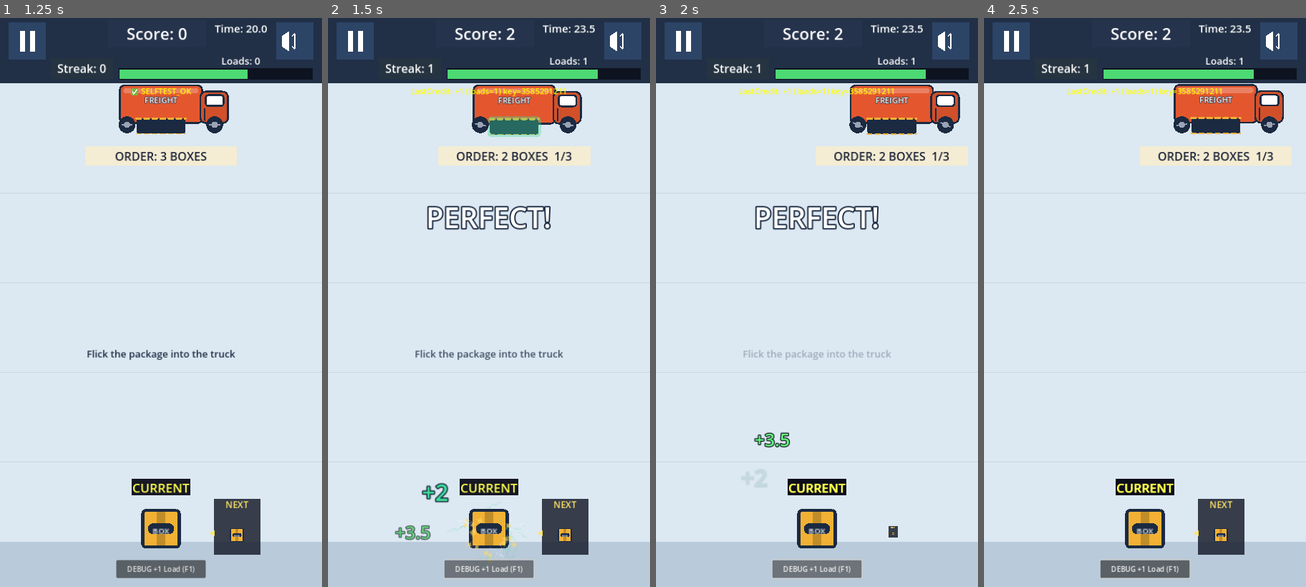
Above: before the commit, frames 1-4 (left to right).
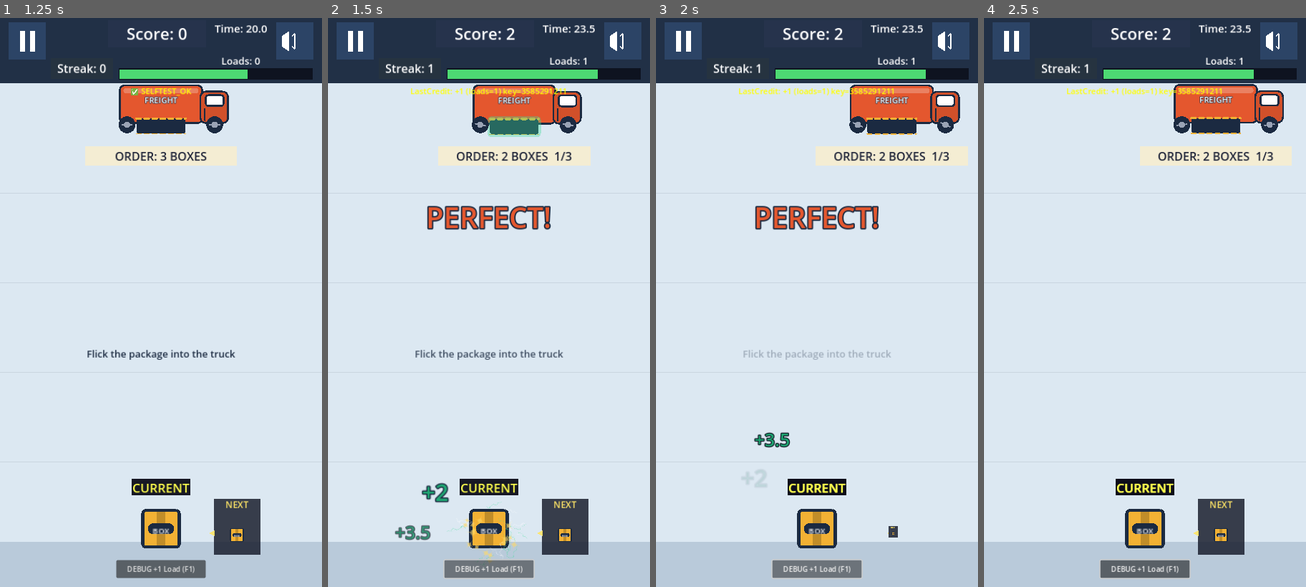
Above: after the commit, the same moments.

Repository: shaharFranses/flick-freight
Game: Godot game, scene res://scenes/main.tscn
Two runs of this game, one before a commit and one after it. Both use one fixed random seed, a clock stepped at 60 frames per second and the inputs below.
Inputs (mouse positions are in pixels of both pictures, inside the frame that each line leads up to):
- Up to frame 1 (1.25 s): move the mouse to (231, 274) at 0.52 s; click (231, 274) at 0.67 s; tap Space (ui_select) at 0.77 s
- Up to frame 2 (1.5 s): click "DEBUG +1 Load (F1)" at 1.25 s
- Up to frame 3 (2 s): no input
- Up to frame 4 (2.5 s): drag from (1080, 330) to (1219, 131) at 2.02 s

Frame 1 is identical in both runs. In frame 2, 0.8% of the frame differs, in the area x 21-69%, y 33-92%; in frame 3, 0.8%; in frame 4, nothing differs.

Commit message:
r4: pop colours tuned for the light field (coral PERFECT, darker mint +N/+time)

Diff:
--- a/scripts/game_manager.gd
+++ b/scripts/game_manager.gd
@@ -986,7 +986,7 @@
 	score_label.position = pos - Vector2(120, 70)
 	score_label.text = "+%d" % score_value
 	score_label.add_theme_font_size_override("font_size", 40)
-	score_label.add_theme_color_override("font_color", Art.MINT)
+	score_label.add_theme_color_override("font_color", Color("#1FA673"))  # darker mint for the light field
 	score_label.add_theme_color_override("font_outline_color", Art.NAVY)
 	score_label.add_theme_constant_override("outline_size", 8)
 	score_label.z_index = 100
@@ -1025,7 +1025,7 @@
 	l.name = "PerfectPop"
 	l.text = "PERFECT!"
 	l.add_theme_font_size_override("font_size", 64)
-	l.add_theme_color_override("font_color", Color(1, 1, 1))
+	l.add_theme_color_override("font_color", Art.CORAL)  # r4: reads on the light field
 	l.add_theme_color_override("font_outline_color", Art.NAVY)
 	l.add_theme_constant_override("outline_size", 12)
 	l.size = Vector2(360, 80)
--- a/scripts/ui_manager.gd
+++ b/scripts/ui_manager.gd
@@ -674,7 +674,7 @@
 	var l = Label.new()
 	l.text = "%+.1f" % amount
 	l.add_theme_font_size_override("font_size", 40)
-	l.add_theme_color_override("font_color", Color(0.4, 1, 0.5) if amount > 0 else Color(1, 0.35, 0.3))
+	l.add_theme_color_override("font_color", Color("#1FA673") if amount > 0 else Art.CORAL)
 	l.add_theme_color_override("font_outline_color", Color(0.05, 0.07, 0.12))
 	l.add_theme_constant_override("outline_size", 8)
 	l.mouse_filter = Control.MOUSE_FILTER_IGNORE
